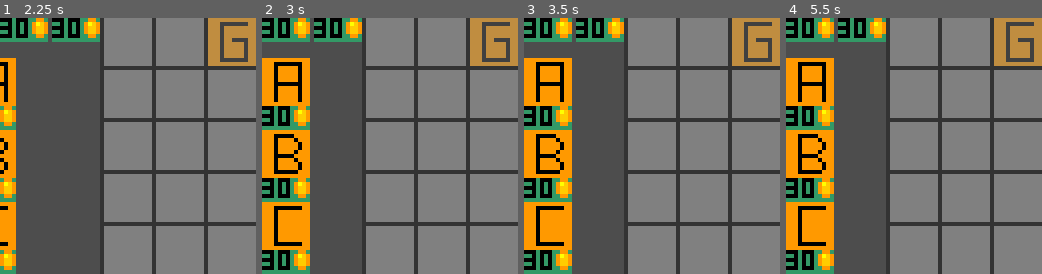
Above: before the commit, frames 1-4 (left to right).
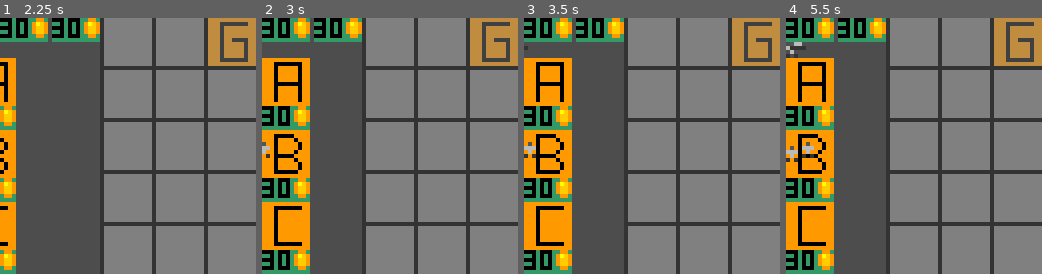
Above: after the commit, the same moments.

Repository: maYayoh/GenVsZomb
Game: Godot game, scene res://scenes/world.tscn
Two runs of this game, one before a commit and one after it. Both use one fixed random seed, a clock stepped at 60 frames per second and the inputs below.
Inputs (mouse positions are in pixels of both pictures, inside the frame that each line leads up to):
- Up to frame 1 (2.25 s): tap Enter at 0.5 s; move the mouse to (232, 41) at 0.52 s; click (232, 41) at 0.67 s; click (23, 82) at 1.25 s; tap Space at 2 s; move the mouse to (232, 41) at 2.02 s; click (232, 41) at 2.17 s
- Up to frame 2 (3 s): click (285, 82) at 2.75 s
- Up to frame 3 (3.5 s): no input
- Up to frame 4 (5.5 s): click (809, 153) at 3.5 s; click (809, 225) at 4.25 s; click (809, 82) at 5 s

Frame 1 is identical in both runs. In frame 2, 0.1% of the frame differs, in the area x 0-4%, y 48-55%; in frame 3, 0.2%; in frame 4, 0.6%, in the area x 0-11%, y 9-57%.

Commit message:
Added working Zombies

Diff:
--- a/project.godot
+++ b/project.godot
@@ -28,6 +28,13 @@
 window/size/window_height_override=512
 window/stretch/mode="viewport"
 
+[layer_names]
+
+2d_physics/layer_1="PlayerClicks"
+2d_physics/layer_3="ZombHitbox"
+2d_physics/layer_4="GenHitbox"
+
 [rendering]
 
+textures/canvas_textures/default_texture_filter=0
 renderer/rendering_method="mobile"
--- a/scenes/tiles/generator_tile.tscn
+++ b/scenes/tiles/generator_tile.tscn
@@ -1,12 +1,15 @@
 [gd_scene load_steps=4 format=3 uid="uid://elmxaqlgiu0q"]
 
 [ext_resource type="Script" path="res://scripts/tiles/GeneratorTile.gd" id="1_oistm"]
-[ext_resource type="Texture2D" uid="uid://dminj6hatkxe7" path="res://assets/textures/tiles/gen.png" id="2_5jw56"]
+[ext_resource type="Texture2D" uid="uid://duu8hocs0bd1r" path="res://assets/textures/tiles/gen.png" id="2_5jw56"]
 
 [sub_resource type="RectangleShape2D" id="RectangleShape2D_2bhmv"]
 size = Vector2(12, 12)
 
 [node name="GeneratorTile" type="Area2D"]
+collision_layer = 9
+collision_mask = 0
+monitoring = false
 script = ExtResource("1_oistm")
 
 [node name="CollisionShape2D" type="CollisionShape2D" parent="."]
--- a/scenes/tiles/tile_slot.tscn
+++ b/scenes/tiles/tile_slot.tscn
@@ -42,6 +42,7 @@
 
 [node name="Selected" type="AnimatedSprite2D" parent="."]
 z_index = 1
+texture_filter = 1
 sprite_frames = SubResource("SpriteFrames_5x6vc")
 autoplay = "default"
 frame_progress = 0.144246
--- a/scenes/world.tscn
+++ b/scenes/world.tscn
@@ -1,23 +1,28 @@
-[gd_scene load_steps=14 format=3 uid="uid://dg0i000gb8ojj"]
+[gd_scene load_steps=17 format=3 uid="uid://dg0i000gb8ojj"]
 
 [ext_resource type="Script" path="res://scripts/World.gd" id="1_agt8q"]
 [ext_resource type="Script" path="res://scripts/tiles/TileManager.gd" id="2_ikol8"]
 [ext_resource type="PackedScene" uid="uid://cu7gsk0kbrt5l" path="res://scenes/tiles/tile_slot.tscn" id="2_rhx0n"]
 [ext_resource type="Script" path="res://scripts/tiles/UpgradeManager.gd" id="4_b2vs8"]
 [ext_resource type="Script" path="res://scripts/Menu.gd" id="5_aql7x"]
-[ext_resource type="Texture2D" uid="uid://dminj6hatkxe7" path="res://assets/textures/tiles/gen.png" id="5_b5igt"]
-[ext_resource type="Texture2D" uid="uid://dqdhxij5blevr" path="res://assets/textures/prix.png" id="5_o87no"]
-[ext_resource type="Texture2D" uid="uid://c1q5e72qsuou7" path="res://assets/textures/tiles/tour.png" id="7_i1tky"]
+[ext_resource type="Texture2D" uid="uid://duu8hocs0bd1r" path="res://assets/textures/tiles/gen.png" id="5_b5igt"]
+[ext_resource type="Texture2D" uid="uid://hs4u0mjjic2" path="res://assets/textures/prix.png" id="5_o87no"]
+[ext_resource type="Texture2D" uid="uid://bqpa3iyyb8g4g" path="res://assets/textures/tiles/tour.png" id="7_i1tky"]
 [ext_resource type="Script" path="res://scripts/BuildButton.gd" id="7_waa1p"]
-[ext_resource type="Texture2D" uid="uid://cam7prhtnsc7s" path="res://assets/textures/tiles/lab.png" id="8_ctgqp"]
-[ext_resource type="Texture2D" uid="uid://clbqolbscj6yp" path="res://assets/textures/tiles/genA.png" id="10_05kyo"]
-[ext_resource type="Texture2D" uid="uid://d4d0jvgr4ad4y" path="res://assets/textures/tiles/genB.png" id="11_gyq7e"]
-[ext_resource type="Texture2D" uid="uid://c8jx0eohxyys5" path="res://assets/textures/tiles/genC.png" id="12_exo74"]
+[ext_resource type="Texture2D" uid="uid://dc5nrndfhsnnf" path="res://assets/textures/tiles/lab.png" id="8_ctgqp"]
+[ext_resource type="Texture2D" uid="uid://dt85c23mc2g2e" path="res://assets/textures/tiles/genA.png" id="10_05kyo"]
+[ext_resource type="Texture2D" uid="uid://dkyeisbdd7qcd" path="res://assets/textures/tiles/genB.png" id="11_gyq7e"]
+[ext_resource type="Script" path="res://scripts/zombies/ZombieManager.gd" id="11_n5efm"]
+[ext_resource type="Texture2D" uid="uid://ckjvan5yvhobf" path="res://assets/textures/tiles/genC.png" id="12_exo74"]
+[ext_resource type="Script" path="res://scripts/EndZone.gd" id="16_43hgl"]
+
+[sub_resource type="RectangleShape2D" id="RectangleShape2D_eykte"]
+size = Vector2(1, 66)
 
 [node name="World" type="Node2D"]
 script = ExtResource("1_agt8q")
 
-[node name="TileManager" type="Node" parent="."]
+[node name="TileManager" type="Node2D" parent="."]
 script = ExtResource("2_ikol8")
 
 [node name="TileSlot1" parent="TileManager" instance=ExtResource("2_rhx0n")]
@@ -65,16 +70,18 @@
 [node name="TileSlot15" parent="TileManager" instance=ExtResource("2_rhx0n")]
 position = Vector2(32, 58)
 
-[node name="UpgradeManager" type="Node" parent="."]
+[node name="UpgradeManager" type="Node2D" parent="."]
 script = ExtResource("4_b2vs8")
 
 [node name="GeneratorUpgradeMenu" type="Control" parent="UpgradeManager"]
+texture_filter = 1
 layout_mode = 3
 anchors_preset = 0
 offset_left = -12.0
 offset_top = 10.0
 offset_bottom = 64.0
 script = ExtResource("5_aql7x")
+metadata/_edit_use_anchors_ = true
 
 [node name="ButtonA" type="TextureButton" parent="UpgradeManager/GeneratorUpgradeMenu"]
 layout_mode = 2
@@ -128,13 +135,16 @@
 offset_bottom = 54.0
 texture = ExtResource("5_o87no")
 
-[node name="ZombieManager" type="Node" parent="."]
+[node name="ZombieManager" type="Node2D" parent="."]
+script = ExtResource("11_n5efm")
 
 [node name="RessourcesMenu" type="Control" parent="."]
+texture_filter = 1
 layout_mode = 3
 anchors_preset = 0
 offset_right = 12.0
 offset_bottom = 74.0
+metadata/_edit_use_anchors_ = true
 
 [node name="Money" type="TextureRect" parent="RessourcesMenu"]
 layout_mode = 2
@@ -150,12 +160,14 @@
 texture = ExtResource("5_o87no")
 
 [node name="BuildMenu" type="Control" parent="."]
+texture_filter = 1
 layout_mode = 3
 anchors_preset = 0
 offset_left = -12.0
 offset_top = 10.0
 offset_bottom = 64.0
 script = ExtResource("5_aql7x")
+metadata/_edit_use_anchors_ = true
 
 [node name="GeneratorButton" type="TextureButton" parent="BuildMenu"]
 layout_mode = 2
@@ -208,3 +220,14 @@
 offset_right = 12.0
 offset_bottom = 54.0
 texture = ExtResource("5_o87no")
+
+[node name="EndZone" type="Area2D" parent="."]
+collision_layer = 0
+collision_mask = 4
+script = ExtResource("16_43hgl")
+
+[node name="CollisionShape2D" type="CollisionShape2D" parent="EndZone"]
+position = Vector2(65.5, 32)
+shape = SubResource("RectangleShape2D_eykte")
+
+[connection signal="area_entered" from="EndZone" to="EndZone" method="_on_area_entered"]
--- /dev/null
+++ b/scenes/zombies/BaseZombie.tscn
@@ -0,0 +1,28 @@
+[gd_scene load_steps=4 format=3 uid="uid://boqyrlk3w7kbv"]
+
+[ext_resource type="Script" path="res://scripts/zombies/BaseZombie.gd" id="1_ocaw7"]
+[ext_resource type="Texture2D" uid="uid://d0rppdwjm2xu7" path="res://assets/textures/zombies/smallZomb.png" id="2_3xj21"]
+
+[sub_resource type="RectangleShape2D" id="RectangleShape2D_sdjhd"]
+size = Vector2(1, 4)
+
+[node name="BaseZombie" type="Area2D"]
+texture_filter = 1
+collision_layer = 4
+collision_mask = 8
+script = ExtResource("1_ocaw7")
+
+[node name="Sprite2D" type="Sprite2D" parent="."]
+position = Vector2(1.5, 0)
+texture = ExtResource("2_3xj21")
+
+[node name="CollisionShape2D" type="CollisionShape2D" parent="."]
+position = Vector2(3.5, 0)
+shape = SubResource("RectangleShape2D_sdjhd")
+
+[node name="Timer" type="Timer" parent="."]
+autostart = true
+
+[connection signal="area_entered" from="." to="." method="_on_area_entered"]
+[connection signal="area_exited" from="." to="." method="_on_area_exited"]
+[connection signal="timeout" from="Timer" to="." method="_on_timer_timeout"]
--- /dev/null
+++ b/scenes/zombies/BigZombie.tscn
@@ -0,0 +1,31 @@
+[gd_scene load_steps=4 format=3 uid="uid://3386angobs0s"]
+
+[ext_resource type="Script" path="res://scripts/zombies/BigZombie.gd" id="1_l1ij7"]
+[ext_resource type="Texture2D" uid="uid://dsr2k071dqwm8" path="res://assets/textures/zombies/bigzomb.png" id="2_m22qa"]
+
+[sub_resource type="RectangleShape2D" id="RectangleShape2D_sdjhd"]
+size = Vector2(1, 1)
+
+[node name="BigZombie" type="Area2D"]
+texture_filter = 1
+collision_layer = 4
+collision_mask = 8
+script = ExtResource("1_l1ij7")
+health = 20
+power = 5
+timeUntilNextMove = 2.0
+
+[node name="Sprite2D" type="Sprite2D" parent="."]
+position = Vector2(0.5, -0.5)
+texture = ExtResource("2_m22qa")
+
+[node name="CollisionShape2D" type="CollisionShape2D" parent="."]
+position = Vector2(3.5, -0.5)
+shape = SubResource("RectangleShape2D_sdjhd")
+
+[node name="Timer" type="Timer" parent="."]
+autostart = true
+
+[connection signal="area_entered" from="." to="." method="_on_area_entered"]
+[connection signal="area_exited" from="." to="." method="_on_area_exited"]
+[connection signal="timeout" from="Timer" to="." method="_on_timer_timeout"]
--- /dev/null
+++ b/scenes/zombies/LittleZombie.tscn
@@ -0,0 +1,31 @@
+[gd_scene load_steps=4 format=3 uid="uid://d4lhw32dwfnig"]
+
+[ext_resource type="Script" path="res://scripts/zombies/LittleZombie.gd" id="1_d8bpv"]
+[ext_resource type="Texture2D" uid="uid://d0rppdwjm2xu7" path="res://assets/textures/zombies/smallZomb.png" id="2_o652s"]
+
+[sub_resource type="RectangleShape2D" id="RectangleShape2D_sdjhd"]
+size = Vector2(1, 1)
+
+[node name="LittleZombie" type="Area2D"]
+texture_filter = 1
+collision_layer = 4
+collision_mask = 8
+script = ExtResource("1_d8bpv")
+health = 2
+power = 2
+timeUntilNextMove = 0.5
+
+[node name="Sprite2D" type="Sprite2D" parent="."]
+position = Vector2(0.5, 0)
+texture = ExtResource("2_o652s")
+
+[node name="CollisionShape2D" type="CollisionShape2D" parent="."]
+position = Vector2(2.5, -0.5)
+shape = SubResource("RectangleShape2D_sdjhd")
+
+[node name="Timer" type="Timer" parent="."]
+autostart = true
+
+[connection signal="area_entered" from="." to="." method="_on_area_entered"]
+[connection signal="area_exited" from="." to="." method="_on_area_exited"]
+[connection signal="timeout" from="Timer" to="." method="_on_timer_timeout"]
--- /dev/null
+++ b/scenes/zombies/TallZombie.tscn
@@ -0,0 +1,30 @@
+[gd_scene load_steps=4 format=3 uid="uid://1cuixoiul7jx"]
+
+[ext_resource type="Script" path="res://scripts/zombies/BaseZombie.gd" id="1_7w6nh"]
+[ext_resource type="Texture2D" uid="uid://blcqahiuw1ibd" path="res://assets/textures/zombies/tallzomb.png" id="2_gcbj4"]
+
+[sub_resource type="RectangleShape2D" id="RectangleShape2D_sdjhd"]
+size = Vector2(1, 1)
+
+[node name="BaseZombie" type="Area2D"]
+texture_filter = 1
+collision_layer = 4
+collision_mask = 8
+script = ExtResource("1_7w6nh")
+health = 5
+power = 10
+
+[node name="Sprite2D" type="Sprite2D" parent="."]
+position = Vector2(0.5, -0.5)
+texture = ExtResource("2_gcbj4")
+
+[node name="CollisionShape2D" type="CollisionShape2D" parent="."]
+position = Vector2(3.5, -0.5)
+shape = SubResource("RectangleShape2D_sdjhd")
+
+[node name="Timer" type="Timer" parent="."]
+autostart = true
+
+[connection signal="area_entered" from="." to="." method="_on_area_entered"]
+[connection signal="area_exited" from="." to="." method="_on_area_exited"]
+[connection signal="timeout" from="Timer" to="." method="_on_timer_timeout"]
--- a/scripts/BuildButton.gd
+++ b/scripts/BuildButton.gd
@@ -1,10 +1,10 @@
 extends TextureButton
+class_name BuildButton
 
 enum TileType {
 	GENERATOR, TOWER, LABORATORY
 }
 
-const Menu = preload("res://scripts/Menu.gd")
 @export var type : TileType
 
 func _ready():
--- /dev/null
+++ b/scripts/EndZone.gd
@@ -0,0 +1,5 @@
+extends Area2D
+
+func _on_area_entered(area):
+	if(area is BaseZombie):
+		print("Game Over")
--- a/scripts/Menu.gd
+++ b/scripts/Menu.gd
@@ -1,4 +1,5 @@
 extends Control
+class_name Menu
 
 enum SlideState {
 	HIDDEN, SLIDEIN, SHOWN, SLIDEOUT
--- a/scripts/tiles/BaseTile.gd
+++ b/scripts/tiles/BaseTile.gd
@@ -1,4 +1,5 @@
 extends Area2D
+class_name BaseTile
 
 var health : int
 var max_health : int
@@ -26,5 +27,8 @@
 func on_click(_viewport, event, _shape_idx):
 	push_error(self.name + "'s Click event missing")
 
-func on_destroy():
-	queue_free()
+func on_damage(power : int):
+	print(name + " " + str(health))
+	health -= power
+	if(health <= 0):
+		queue_free()
--- a/scripts/tiles/GeneratorATile.gd
+++ b/scripts/tiles/GeneratorATile.gd
@@ -1,4 +1,5 @@
-extends "res://scripts/tiles/BaseTile.gd"
+extends BaseTile
+class_name GeneratorATile
 
 func _init():
 	super(10, 5, 8)
--- a/scripts/tiles/GeneratorBase.gd
+++ b/scripts/tiles/GeneratorBase.gd
@@ -1,4 +1,5 @@
-extends "res://scripts/tiles/BaseTile.gd"
+extends BaseTile
+class_name GeneratorBase
 
 var energy_producing : int
 
@@ -9,7 +10,3 @@
 func on_day():
 	# TODO: add energy producing to player energy
 	super.on_day()
-
-func on_destroy():
-	# TODO: remove energy producing
-	super.on_destroy()
--- a/scripts/tiles/GeneratorTile.gd
+++ b/scripts/tiles/GeneratorTile.gd
@@ -1,4 +1,5 @@
-extends "res://scripts/tiles/GeneratorBase.gd"
+extends GeneratorBase
+class_name GeneratorTile
 
 func _init():
 	super(30, 2, 4)
--- a/scripts/tiles/LaboratoryTile.gd
+++ b/scripts/tiles/LaboratoryTile.gd
@@ -1,4 +1,5 @@
-extends "res://scripts/tiles/BaseTile.gd"
+extends BaseTile
+class_name LaboratoryTile
 
 @export var energy_producing : int
 
--- a/scripts/tiles/TileManager.gd
+++ b/scripts/tiles/TileManager.gd
@@ -1,11 +1,9 @@
-extends Node
+extends Node2D
 
 const GeneratorTile = preload("res://scenes/tiles/generator_tile.tscn")
 const TowerTile = preload("res://scenes/tiles/tower_tile.tscn")
 const LaboratoryTile = preload("res://scenes/tiles/laboratory_tile.tscn")
 
-const TileSlot = preload("res://scripts/tiles/TileSlot.gd")
-const BuildButton = preload("res://scripts/BuildButton.gd")
 var selected_slot : TileSlot = null
 
 func on_day(): # a déclencher lors de fin de vague
--- a/scripts/tiles/TileSlot.gd
+++ b/scripts/tiles/TileSlot.gd
@@ -1,4 +1,5 @@
 extends Area2D
+class_name TileSlot
 
 var tile : Area2D = null
 
--- a/scripts/tiles/UpgradeManager.gd
+++ b/scripts/tiles/UpgradeManager.gd
@@ -1,4 +1,4 @@
-extends Node
+extends Node2D
 
 const BaseTile = preload("res://scripts/tiles/BaseTile.gd")
 const GeneratorTile = preload("res://scripts/tiles/GeneratorTile.gd")
--- a/scripts/zombies/BaseZombie.gd
+++ b/scripts/zombies/BaseZombie.gd
@@ -1,10 +1,39 @@
-extends Node2D
+extends Area2D
+class_name BaseZombie
 
-# Called when the node enters the scene tree for the first time.
+signal attack(power : int)
+
+@export var health : int = 10
+@export var power : int = 1
+@export var timeUntilNextMove : float = 1
+
+var primed : bool = false
+
+#func _init(health : int = 10, power : int = 1, timeUntilNextMove : float = 1):
+#	self.health = health
+#	self.power = power
+#	self.timeUntilNextMove = timeUntilNextMove
+
 func _ready():
-	pass # Replace with function body.
+	$Timer.wait_time = timeUntilNextMove
+
+func takeDamage(damageAmount : int = 1):
+	health -= damageAmount
+
+func _on_timer_timeout():
+	if(primed):
+		attack.emit(power)
+	else:
+		position.x += 1
 
 
-# Called every frame. 'delta' is the elapsed time since the previous frame.
-func _process(delta):
-	pass
+func _on_area_entered(area):
+	if(area is BaseTile):
+		primed = true
+		attack.connect(area.on_damage)
+
+
+func _on_area_exited(area):
+	if(area is BaseTile):
+		primed = false
+		attack.disconnect(area.on_damage)
--- /dev/null
+++ b/scripts/zombies/BigZombie.gd
@@ -0,0 +1 @@
+extends BaseZombie
--- /dev/null
+++ b/scripts/zombies/LittleZombie.gd
@@ -0,0 +1 @@
+extends BaseZombie
--- /dev/null
+++ b/scripts/zombies/ZombieManager.gd
@@ -0,0 +1,15 @@
+extends Node2D
+
+const LittleZombie = preload("res://scenes/zombies/LittleZombie.tscn")
+const BigZombie = preload("res://scenes/zombies/BigZombie.tscn")
+const TallZombie = preload("res://scenes/zombies/TallZombie.tscn")
+
+func _ready():
+	for loop in range(10):
+		spawnZombie(LittleZombie, randi_range(0,4))
+
+func spawnZombie(typeZombie : PackedScene, lane : int):
+	var zombie = typeZombie.instantiate()
+	add_child(zombie)
+	zombie.position.y = lane * 13 + 6 + randi_range(-2,2)
+	zombie.position.x = -randi_range(2, 20)
Binary file added: assets/textures/zombies/bigzomb.png
Binary file added: assets/textures/zombies/smallZomb.png
Binary file added: assets/textures/zombies/tallzomb.png
Not shown: 1 places in scenes/tiles/tile_slot.tscn that only renumber resources
